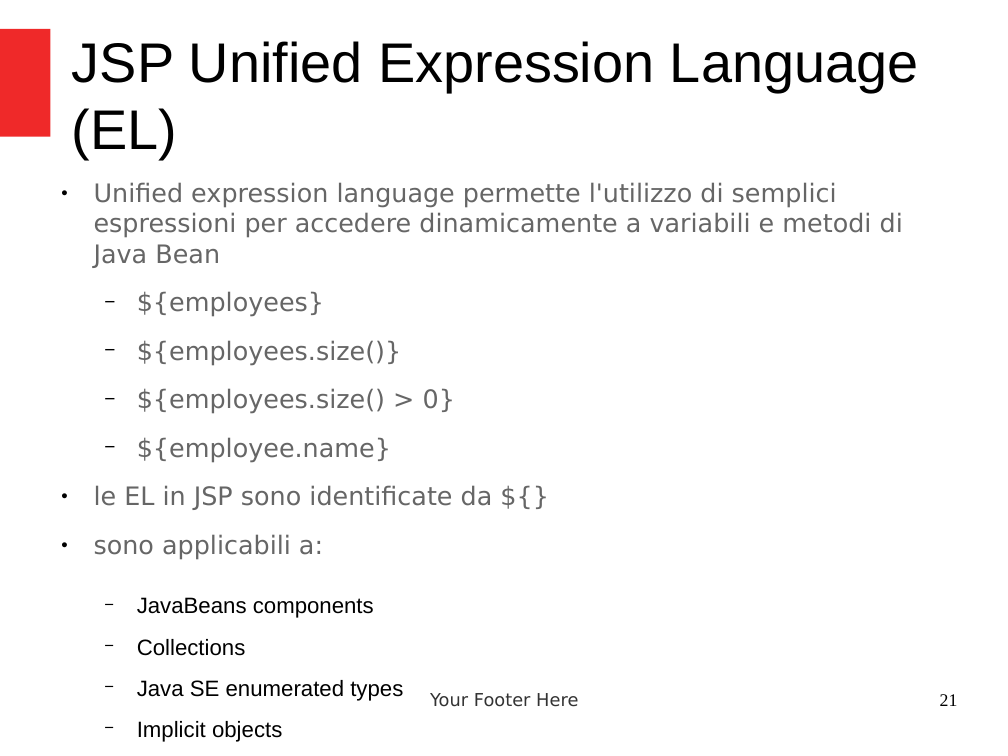
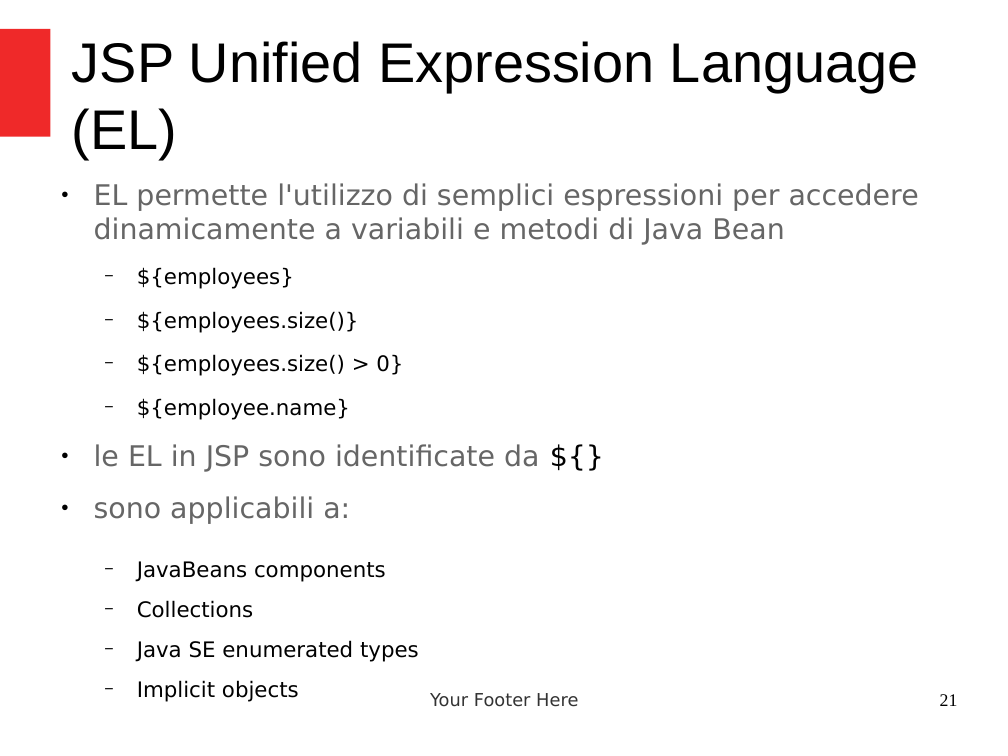
Before and after one commit to criluc/servlet-jsp-tutorial, a slide deck: slide 21 of Introduzione a JSP e Java MVC.odp. Drawn at 1008x756 pixels with LibreOffice and Linux fonts; fonts in the diff are those of the drawing. Boxes give left, top, right and bottom in pixels: in the first picture for what was removed or moved away, otherwise in the second. Text is boxed around its words. In the diff, an @@ line names an element or a change of style, - is before the commit and + after.

```diff
--- a/Introduzione a JSP e Java MVC.odp
+++ b/Introduzione a JSP e Java MVC.odp
@@ text at (x1=94, y1=183, x2=919, y2=245): text changed; size 20 to 22.4 pt @@
-● Unified expression language permette l'utilizzo di semplici espressioni per accedere dinamicamente a variabili e metodi di Java Bean
+● EL permette l'utilizzo di semplici espressioni per accedere dinamicamente a variabili e metodi di Java Bean
@@ text at (x1=94, y1=267, x2=539, y2=702): size 20 to 16.8 pt in "${employees}", "${employees.size()}", "${employees.size() > 0}", "${employee.name}"; text colour #666666 to #000000 in "${employees}", "${employees.size()}", "${employees.size() > 0}", "${employee.name}" and 1 more places; size 20 to 22.4 pt in "le EL in JSP sono identificate da ...", "sono applicabili a:"; size 17.5 to 16.8 pt, font Arial to DejaVu Sans in "JavaBeans components", "Collections", "Java SE enumerated types", "Implicit objects" @@
```
Also in this commit, not shown: 5 other slides changed.
